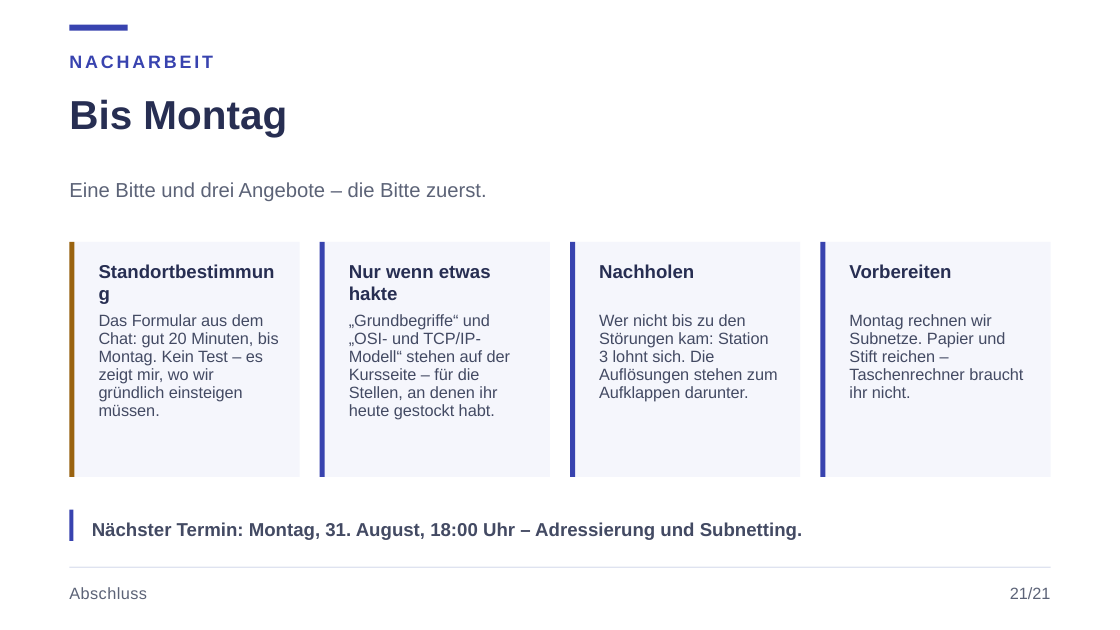
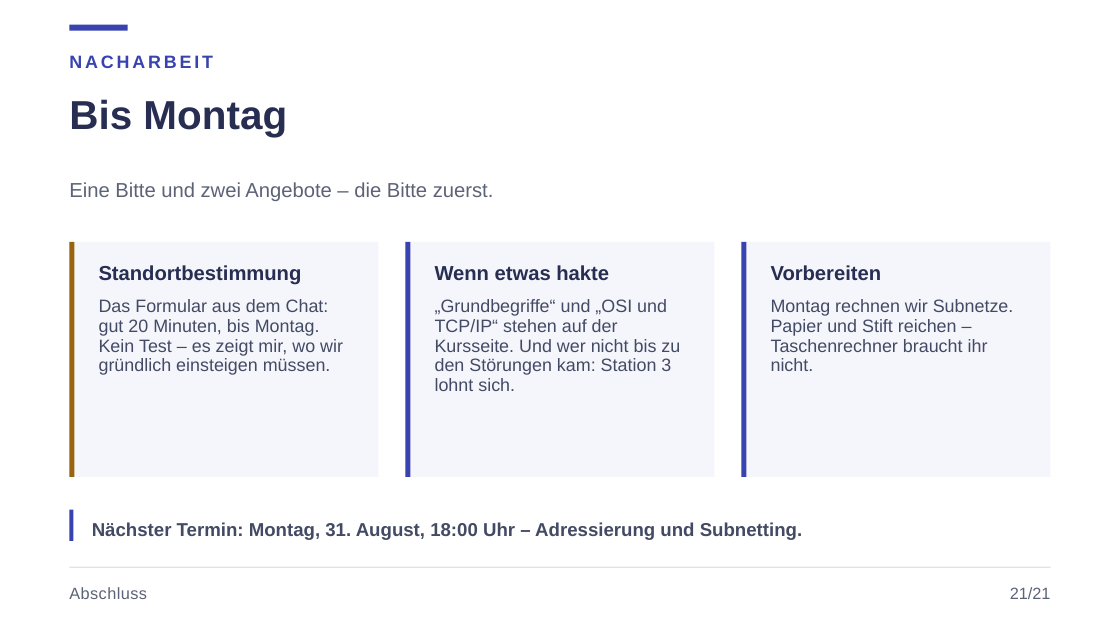
Before and after one commit to JacobMenge/kurs-unterlagen, a slide deck: slide 27 of folien/dist/01-netzwerke-grundlagen.pptx. Drawn at 1120x630 pixels with LibreOffice and Linux fonts; fonts in the diff are those of the drawing. Boxes give left, top, right and bottom in pixels: in the first picture for what was removed or moved away, otherwise in the second. Text is boxed around its words. In the diff, an @@ line names an element or a change of style, - is before the commit and + after.

```diff
--- a/folien/dist/01-netzwerke-grundlagen.pptx
+++ b/folien/dist/01-netzwerke-grundlagen.pptx
@@ text at bbox=[69, 182, 494, 201]: text changed @@
-Eine Bitte und drei Angebote – die Bitte zuerst.
+Eine Bitte und zwei Angebote – die Bitte zuerst.
@@ rectangle: place and size @@
-rectangle at bbox=[69, 242, 300, 477]
+rectangle at bbox=[69, 242, 379, 477]
@@ text "Standortbestimmung" at bbox=[99, 265, 302, 285]: size 12 to 13 pt @@
@@ rectangle removed at bbox=[319, 242, 550, 477] @@
@@ rectangle: place and size @@
-rectangle at bbox=[319, 242, 324, 477]
+rectangle at bbox=[405, 242, 410, 477]
@@ rectangle: place and size @@
-rectangle at bbox=[570, 242, 801, 477]
+rectangle at bbox=[405, 242, 715, 477]
@@ text at bbox=[435, 265, 609, 280]: text changed; size 12 to 13 pt @@
-Nur wenn etwas hakte
+Wenn etwas hakte
@@ rectangle removed at bbox=[570, 242, 575, 477] @@
@@ text removed at bbox=[599, 264, 694, 278] @@
-Nachholen
@@ rectangle: place and size @@
-rectangle at bbox=[821, 242, 1052, 477]
+rectangle at bbox=[741, 242, 1051, 477]
@@ rectangle: place and size @@
-rectangle at bbox=[821, 242, 825, 477]
+rectangle at bbox=[741, 242, 746, 477]
@@ text "Vorbereiten": place and size @@
-text "Vorbereiten" at bbox=[849, 264, 951, 278]
+text "Vorbereiten" at bbox=[771, 265, 882, 280]
@@ text "Vorbereiten" at bbox=[771, 265, 882, 280]: size 12 to 13 pt @@
@@ text "Das Formular aus dem Chat: ..." at bbox=[99, 299, 343, 375]: size 10.5 to 11.5 pt @@
@@ text "Das Formular aus dem Chat: ...": place and size @@
-text "Das Formular aus dem Chat: ..." at bbox=[99, 314, 279, 416]
+text "Das Formular aus dem Chat: ..." at bbox=[99, 299, 343, 375]
@@ text at bbox=[435, 299, 680, 391]: text changed; size 10.5 to 11.5 pt @@
-Wer nicht bis zu den Störungen kam: Station 3 lohnt sich. Die Auflösungen stehen zum Aufklappen darunter.
+„Grundbegriffe“ und „OSI und TCP/IP“ stehen auf der Kursseite. Und wer nicht bis zu den Störungen kam: Station 3 lohnt sich.
@@ text "Montag rechnen wir Subnetze. Papier ...": place and size @@
-text "Montag rechnen wir Subnetze. Papier ..." at bbox=[849, 314, 1023, 398]
+text "Montag rechnen wir Subnetze. Papier ..." at bbox=[771, 299, 1014, 371]
@@ text "Montag rechnen wir Subnetze. Papier ..." at bbox=[771, 299, 1014, 371]: size 10.5 to 11.5 pt @@
@@ text removed at bbox=[349, 314, 510, 420] @@
-„Grundbegriffe“ und „OSI- und TCP/IP-Modell“ stehen auf der Kursseite – für die Stellen, an denen ihr heute gestockt habt.
```
Also in this commit, not shown: 8 other slides changed, 8 other files.
